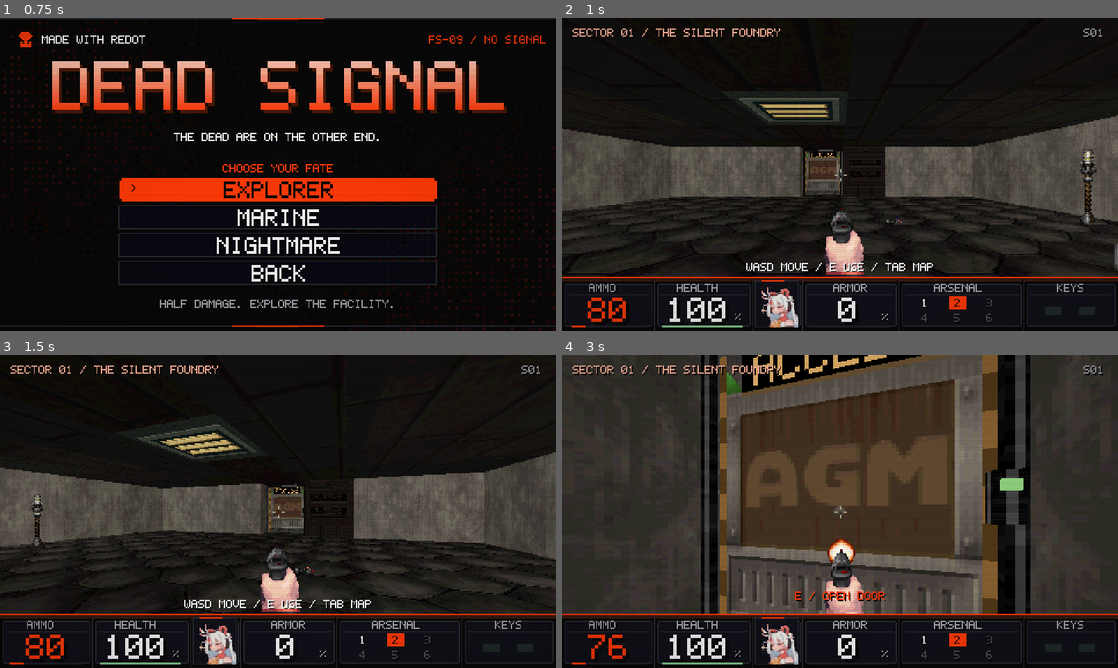
Above: before the commit, frames 1-4 (two rows, left to right).
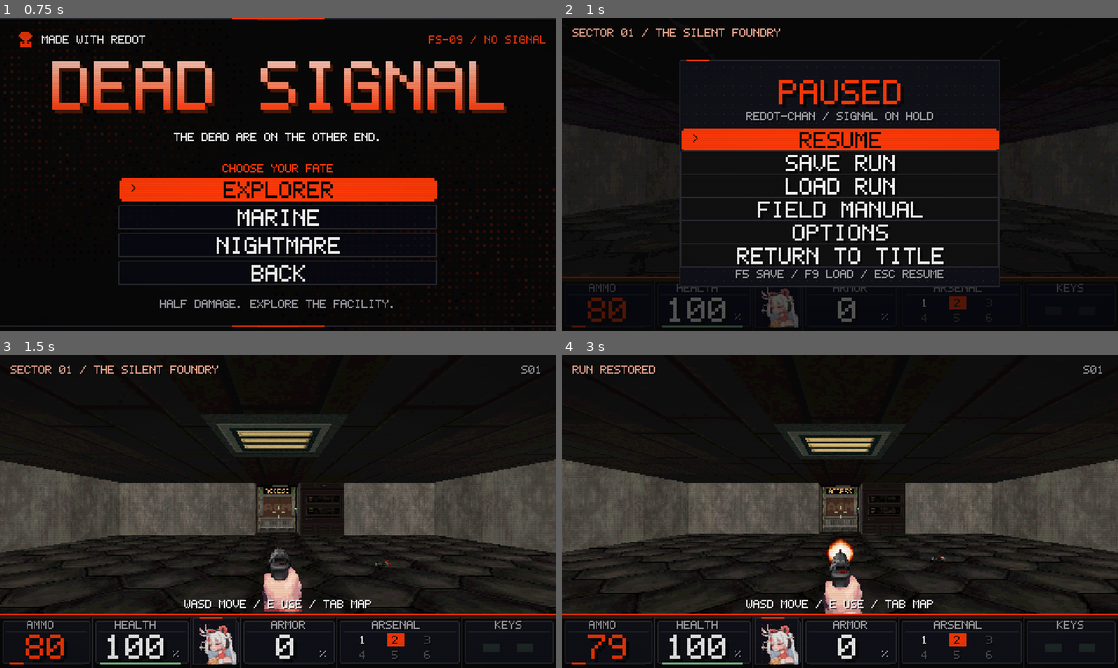
Above: after the commit, the same moments.

Repository: OpenStaticFish/redot-doom
Game: Godot game, scene res://scenes/main.tscn
The game is run twice, just before and just after one commit, with the same random seed, the same clock (stepped at 60 frames per second) and the same inputs. Sound files missing from this copy of the repository are replaced by a short silence.
Inputs (mouse positions are in pixels of both pictures, inside the frame that each line leads up to):
- Up to frame 1 (0.75 s): tap Enter at 0.5 s; move the mouse to (400, 158) at 0.52 s; hold D (right) from 0.53 s (still down); tap E (use) at 0.6 s; click (400, 158) at 0.67 s
- Up to frame 2 (1 s): keep holding D (right); tap Space at 0.77 s; tap P at 0.8 s
- Up to frame 3 (1.5 s): move the mouse to (250, 511) at 1.27 s; release D (right) at 1.28 s; hold W (forward) from 1.28 s (still down); tap P at 1.35 s
- Up to frame 4 (3 s): keep holding W (forward); tap Space at 1.52 s; tap E (use) at 1.55 s; move the mouse to (851, 505) at 2.02 s; hold Ctrl (fire) 2.03-2.78 s; tap P at 2.3 s; move the mouse to (834, 517) at 2.77 s; tap Shift (sprint) at 2.85 s; click (834, 517) at 2.92 s

Frame 1 is identical in both runs. In frame 2, 33% of the frame differs, in the area x 0-100%, y 3-99%; in frame 3, 9.8%; in frame 4, 62%, in the area x 0-100%, y 0-96%.

Commit message:
Add optimized web export and Railway hosting

Diff:
--- /dev/null
+++ b/deploy/railway.json
@@ -0,0 +1,10 @@
+{
+  "$schema": "https://railway.com/railway.schema.json",
+  "build": { "builder": "DOCKERFILE" },
+  "deploy": {
+    "healthcheckPath": "/healthz",
+    "healthcheckTimeout": 120,
+    "restartPolicyType": "ON_FAILURE",
+    "restartPolicyMaxRetries": 3
+  }
+}
--- a/scripts/audio.gd
+++ b/scripts/audio.gd
@@ -14,12 +14,12 @@
 	for i in range(16):
 		var player = AudioStreamPlayer.new()
 		player.bus = "SFX"
-		player.playback_type = AudioServer.PLAYBACK_TYPE_STREAM
+		player.playback_type = AudioServer.PLAYBACK_TYPE_SAMPLE if OS.has_feature("web") else AudioServer.PLAYBACK_TYPE_STREAM
 		add_child(player)
 		pool.append(player)
 	music = AudioStreamPlayer.new()
 	music.bus = "Music"
-	music.playback_type = AudioServer.PLAYBACK_TYPE_STREAM
+	music.playback_type = AudioServer.PLAYBACK_TYPE_SAMPLE if OS.has_feature("web") else AudioServer.PLAYBACK_TYPE_STREAM
 	var stream: AudioStreamWAV = load("res://assets/audio/music.wav").duplicate()
 	stream.loop_mode = AudioStreamWAV.LOOP_FORWARD
 	stream.loop_begin = 0
--- /dev/null
+++ b/scripts/browser_support.gd
@@ -0,0 +1,23 @@
+class_name BrowserSupport
+extends RefCounted
+## Small, optional bridge for browser lifecycle and the accessible page toolbar.
+
+var game: DeadSignalGame
+var shell: JavaScriptObject
+var pause_callback: JavaScriptObject
+
+func _init(owner_game: DeadSignalGame) -> void:
+	game = owner_game
+	shell = JavaScriptBridge.get_interface("deadSignal")
+	if shell == null:
+		return
+	pause_callback = JavaScriptBridge.create_callback(_pause)
+	shell.registerPause(pause_callback)
+	shell.setPersistent(OS.is_userfs_persistent())
+
+func state_changed(state: String) -> void:
+	if shell != null:
+		shell.setState(state)
+
+func _pause(_args: Array) -> void:
+	game.call_deferred("_focus_lost")
--- a/scripts/game.gd
+++ b/scripts/game.gd
@@ -36,6 +36,7 @@
 var transient_root: Node3D
 var attract_time = 0.0
 var testing = false
+var browser: BrowserSupport
 
 func _ready() -> void:
 	testing = "--test" in OS.get_cmdline_user_args()
@@ -66,6 +67,8 @@
 	post_layer.add_child(post)
 	_load_sector(0)
 	_title_view()
+	if OS.has_feature("web"):
+		browser = BrowserSupport.new(self)
 	set_state("menu")
 	if not testing:
 		get_window().focus_exited.connect(_focus_lost)
@@ -189,12 +192,19 @@
 	hud.selection = 0
 	hud.hovered = -1
 	Input.mouse_mode = Input.MOUSE_MODE_CAPTURED if state == "playing" and not testing else Input.MOUSE_MODE_VISIBLE
+	if browser != null:
+		browser.state_changed(state)
 
 func _input(event: InputEvent) -> void:
 	if hud == null:
 		return
 	if event is InputEventKey and event.pressed and not event.echo:
 		match event.physical_keycode:
+			KEY_P:
+				if state in ["playing", "paused"]:
+					set_state("paused" if state == "playing" else "playing")
+					get_viewport().set_input_as_handled()
+					return
 			KEY_F11:
 				var mode = DisplayServer.window_get_mode()
 				DisplayServer.window_set_mode(DisplayServer.WINDOW_MODE_WINDOWED if mode == DisplayServer.WINDOW_MODE_FULLSCREEN else DisplayServer.WINDOW_MODE_FULLSCREEN)
@@ -437,6 +447,7 @@
 	campaign_totals = saved.totals
 	checkpoint = saved.checkpoint
 	level.explored = saved.explored
+	level.revealed_tiles.clear()
 	for i in range(mini(saved.enemies.size(), level.enemies.size())):
 		level.enemies[i].restore(saved.enemies[i])
 	for i in range(saved.pickups.size()):
--- a/scripts/hud.gd
+++ b/scripts/hud.gd
@@ -267,7 +267,7 @@
 	_panel(Rect2(102, 37, 276, 195))
 	PixelFont.centered(self, "PAUSED", 53, AMBER, 3)
 	PixelFont.centered(self, "REDOT-CHAN / SIGNAL ON HOLD", 81, DIM)
-	PixelFont.centered(self, "F5 SAVE / F9 LOAD / ESC RESUME", 217, DIM)
+	PixelFont.centered(self, "SAVE / LOAD IN MENU / P TO RESUME" if OS.has_feature("web") else "F5 SAVE / F9 LOAD / ESC RESUME", 217, DIM)
 
 func _draw_help() -> void:
 	_dim_screen()
@@ -278,7 +278,7 @@
 		["W A S D", "MOVE / STRAFE"], ["MOUSE / ARROWS", "TURN LEFT / RIGHT"],
 		["SHIFT", "RUN"], ["LEFT CLICK / CTRL", "FIRE / HOLD TO REPEAT"],
 		["1 - 6 / WHEEL", "SELECT WEAPON"], ["E / SPACE", "OPEN DOORS / USE EXIT"],
-		["TAB", "AUTOMAP"], ["F5 / F9", "QUICKSAVE / QUICKLOAD"], ["ESC / F11", "PAUSE / FULLSCREEN"]
+		["TAB", "AUTOMAP"], ["F5 / F9", "QUICKSAVE / QUICKLOAD"], ["P / ESC / F11", "PAUSE / FULLSCREEN"]
 	]
 	for i in range(rows.size()):
 		PixelFont.text(self, rows[i][0], Vector2(34, 81 + i * 12), PAPER)
@@ -343,7 +343,9 @@
 			var options = [["ENTER THE FACILITY", "new"]]
 			if FileAccess.file_exists(game.SAVE_PATH):
 				options.append(["CONTINUE RUN", "continue"])
-			options.append_array([["FIELD MANUAL", "help"], ["OPTIONS", "options"], ["QUIT", "quit"]])
+			options.append_array([["FIELD MANUAL", "help"], ["OPTIONS", "options"]])
+			if not OS.has_feature("web"):
+				options.append(["QUIT", "quit"])
 			return options
 		"difficulty": return [["EXPLORER", "easy"], ["MARINE", "normal"], ["NIGHTMARE", "hard"], ["BACK", "back"]]
 		"paused": return [["RESUME", "resume"], ["SAVE RUN", "save"], ["LOAD RUN", "load"], ["FIELD MANUAL", "help"], ["OPTIONS", "options"], ["RETURN TO TITLE", "title"]]
--- a/scripts/level.gd
+++ b/scripts/level.gd
@@ -19,6 +19,8 @@
 var exit_visual: MeshInstance3D
 var navigation_revision = 0
 var animation_clock = 0.0
+var animation_frame = -1
+var revealed_tiles: Dictionary = {}
 
 const WORLD_ART = preload("res://assets/presentation/art.gd").ART
 
@@ -26,10 +28,14 @@
 	if game == null or game.state not in ["playing", "menu", "difficulty"]:
 		return
 	animation_clock += delta
+	var frame = int(animation_clock * 3)
+	if frame == animation_frame:
+		return
+	animation_frame = frame
 	for kind in WORLD_ART.animated_textures:
 		if materials.has(kind):
 			var frames: Array = WORLD_ART.animated_textures[kind]
-			materials[kind].albedo_texture = game.texture("textures/" + frames[int(animation_clock * 3) % frames.size()])
+			materials[kind].albedo_texture = game.texture("textures/" + frames[frame % frames.size()])
 
 func configure(owner_game: Node3D, index: int) -> void:
 	game = owner_game
@@ -194,10 +200,13 @@
 
 func reveal(pos: Vector3) -> void:
 	var center = position_tile(pos)
+	if revealed_tiles.has(center):
+		return
+	revealed_tiles[center] = true
 	for y in range(center.y - 5, center.y + 6):
 		for x in range(center.x - 5, center.x + 6):
 			var tile = Vector2i(x, y)
-			if Vector2(tile - center).length() < 5.5:
+			if Vector2(tile - center).length_squared() < 30.25:
 				explored[tile] = true
 
 func path_between(from: Vector3, to: Vector3) -> Array:
--- a/scripts/pixel_font.gd
+++ b/scripts/pixel_font.gd
@@ -32,19 +32,36 @@
 	" ": [0,0,0,0,0,0,0]
 }
 
+static var _atlas: ImageTexture
+static var _regions: Dictionary = {}
+
+static func atlas() -> ImageTexture:
+	if _atlas != null:
+		return _atlas
+	var image = Image.create(GLYPHS.size() * 6, 7, false, Image.FORMAT_RGBA8)
+	image.fill(Color.TRANSPARENT)
+	var x = 0
+	for letter in GLYPHS:
+		_regions[letter] = Rect2(x, 0, 5, 7)
+		for y in range(7):
+			for bit in range(5):
+				if GLYPHS[letter][y] & (1 << (4 - bit)):
+					image.set_pixel(x + bit, y, Color.WHITE)
+		x += 6
+	_atlas = ImageTexture.create_from_image(image)
+	return _atlas
+
 static func width(text: String, scale: int = 1) -> int:
 	return maxi(0, text.length() * 6 - 1) * scale
 
 static func text(canvas: CanvasItem, value: String, at: Vector2, color: Color, scale: int = 1, shadow: bool = true) -> void:
 	if shadow:
 		text(canvas, value, at + Vector2(scale, scale), Color(0.02, 0.02, 0.025, color.a), scale, false)
+	var texture = atlas()
 	var x = int(at.x)
 	for letter in value.to_upper():
-		var rows = GLYPHS.get(letter, GLYPHS["?"])
-		for y in range(7):
-			for bit in range(5):
-				if rows[y] & (1 << (4 - bit)):
-					canvas.draw_rect(Rect2(x + bit * scale, int(at.y) + y * scale, scale, scale), color)
+		if letter != " ":
+			canvas.draw_texture_rect_region(texture, Rect2(x, int(at.y), 5 * scale, 7 * scale), _regions.get(letter, _regions["?"]), color)
 		x += 6 * scale
 
 static func centered(canvas: CanvasItem, value: String, y: float, color: Color, scale: int = 1) -> void:
--- /dev/null
+++ b/tests/performance.gd
@@ -0,0 +1,46 @@
+extends SceneTree
+## Native rendering baseline; compare on the same machine, renderer and flags.
+## redot --path . --script res://tests/performance.gd -- --test
+
+var game: DeadSignalGame
+
+func _initialize() -> void:
+	call_deferred("run")
+
+func sample(label: String) -> void:
+	for i in range(30):
+		await process_frame
+	var frame_ms: Array[float] = []
+	var draw_calls: Array[float] = []
+	var previous = Time.get_ticks_usec()
+	for i in range(120):
+		await process_frame
+		var now = Time.get_ticks_usec()
+		frame_ms.append((now - previous) / 1000.0)
+		previous = now
+		draw_calls.append(Performance.get_monitor(Performance.RENDER_TOTAL_DRAW_CALLS_IN_FRAME))
+	frame_ms.sort()
+	draw_calls.sort()
+	print("PERF %s: median frame %.3f ms, p95 %.3f ms, median draw calls %.0f" % [label, frame_ms[60], frame_ms[113], draw_calls[60]])
+
+func run() -> void:
+	seed(1993)
+	game = load("res://scenes/main.tscn").instantiate()
+	root.add_child(game)
+	await sample("title")
+	game.back_state = "menu"
+	game.set_state("help")
+	await sample("field manual")
+	for sector in range(3):
+		game._load_sector(sector, {"health": 100, "armor": 100})
+		game.set_state("playing")
+		game.player.set_physics_process(false)
+		for enemy in game.level.enemies:
+			enemy.set_physics_process(false)
+		game.elapsed = 20
+		game.message_time = 0
+		await sample("sector %d" % (sector + 1))
+	game.queue_free()
+	await process_frame
+	await process_frame
+	quit()
--- /dev/null
+++ b/tests/pixel_font.gd
@@ -0,0 +1,75 @@
+extends SceneTree
+## Pixel-equivalence and submission-cost check for the cached glyph atlas.
+## redot --path . --script res://tests/pixel_font.gd
+
+class FontCanvas extends Control:
+	var reference = false
+	var elapsed_us: Array[int] = []
+	var commands = 0
+
+	func legacy(value: String, at: Vector2, color: Color, scale: int, shadow: bool) -> void:
+		if shadow:
+			legacy(value, at + Vector2(scale, scale), Color(0.02, 0.02, 0.025, color.a), scale, false)
+		var x = int(at.x)
+		for letter in value.to_upper():
+			var rows = PixelFont.GLYPHS.get(letter, PixelFont.GLYPHS["?"])
+			for y in range(7):
+				for bit in range(5):
+					if rows[y] & (1 << (4 - bit)):
+						draw_rect(Rect2(x + bit * scale, int(at.y) + y * scale, scale, scale), color)
+						commands += 1
+			x += 6 * scale
+
+	func _draw() -> void:
+		commands = 0
+		var started = Time.get_ticks_usec()
+		var alphabet = "".join(PixelFont.GLYPHS.keys())
+		var values = [alphabet, "lowercase ~ fallback", "HEALTH 100 / ARMOR 200", "DEAD SIGNAL", "AMMO 1 2 3 4 5 6"]
+		for i in range(values.size()):
+			var scale = i if i > 0 else 1
+			var color = Color(1, 0.23, 0.04, 0.65 if i % 2 else 1.0)
+			var at = Vector2(6.7, 8.4 + i * 40)
+			if reference:
+				legacy(values[i], at, color, scale, i % 2 == 0)
+			else:
+				PixelFont.text(self, values[i], at, color, scale, i % 2 == 0)
+				commands += values[i].replace(" ", "").length() * (2 if i % 2 == 0 else 1)
+		elapsed_us.append(Time.get_ticks_usec() - started)
+
+func _initialize() -> void:
+	call_deferred("run")
+
+func run() -> void:
+	var atlas = PixelFont.atlas()
+	assert(atlas == PixelFont.atlas(), "glyph atlas is cached")
+	var views: Array[SubViewport] = []
+	var canvases: Array[FontCanvas] = []
+	for reference in [false, true]:
+		var view = SubViewport.new()
+		view.size = Vector2i(480, 270)
+		view.disable_3d = true
+		view.transparent_bg = true
+		view.render_target_update_mode = SubViewport.UPDATE_ALWAYS
+		root.add_child(view)
+		var canvas = FontCanvas.new()
+		canvas.reference = reference
+		canvas.texture_filter = CanvasItem.TEXTURE_FILTER_NEAREST
+		view.add_child(canvas)
+		views.append(view)
+		canvases.append(canvas)
+	for i in range(24):
+		for canvas in canvases:
+			canvas.queue_redraw()
+		await process_frame
+		await RenderingServer.frame_post_draw
+	var actual = views[0].get_texture().get_image()
+	var expected = views[1].get_texture().get_image()
+	var differences = 0
+	for y in range(270):
+		for x in range(480):
+			if actual.get_pixel(x, y) != expected.get_pixel(x, y):
+				differences += 1
+	for canvas in canvases:
+		canvas.elapsed_us.sort()
+	print("PIXEL FONT: %d differing pixels; commands %d → %d; median submission %d → %d us" % [differences, canvases[1].commands, canvases[0].commands, canvases[1].elapsed_us[12], canvases[0].elapsed_us[12]])
+	quit(0 if differences == 0 else 1)
Not shown, added: export_presets.cfg
Not shown, added: scripts/browser_support.gd.uid
Not shown, added: tests/browser/.gdignore
Not shown, added: tests/browser/package.json
Not shown, added: tests/browser/tsconfig.json
Not shown, added: tests/performance.gd.uid
Not shown, added: tests/pixel_font.gd.uid
Not shown, added: web/engine-notices/COPYRIGHT.txt
Not shown, added: web/engine-notices/LICENSE.txt
Not shown, changed: .gitignore
Not shown, changed: LICENSING.md
Not shown, changed: README.md
(and 8 more such lines)
